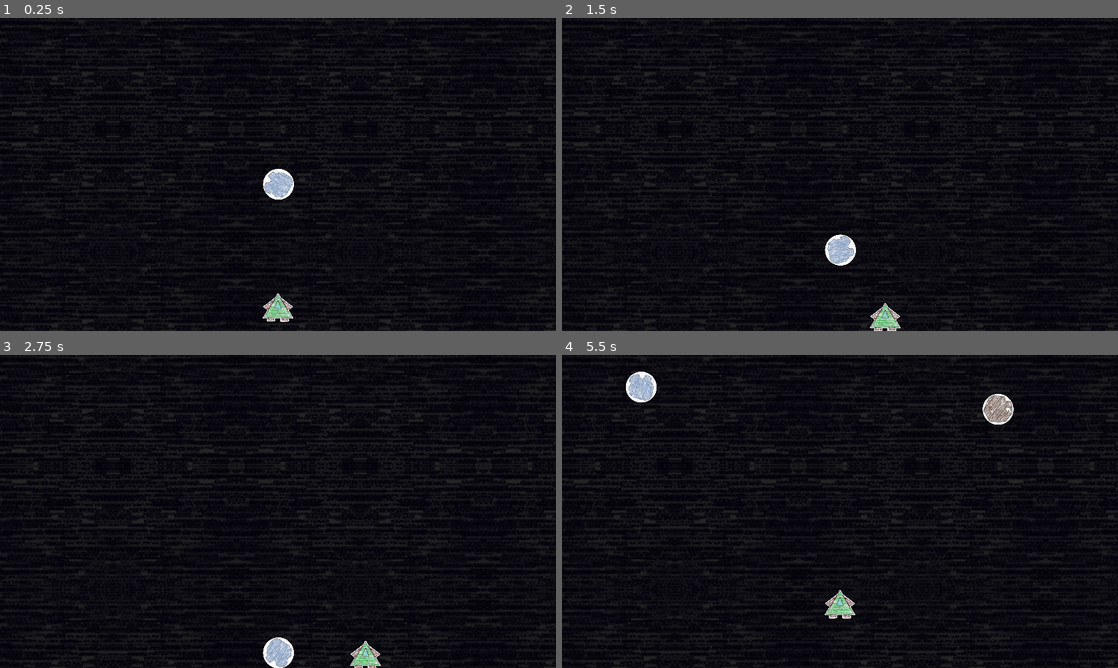
Above: before the commit, frames 1-4 (two rows, left to right).
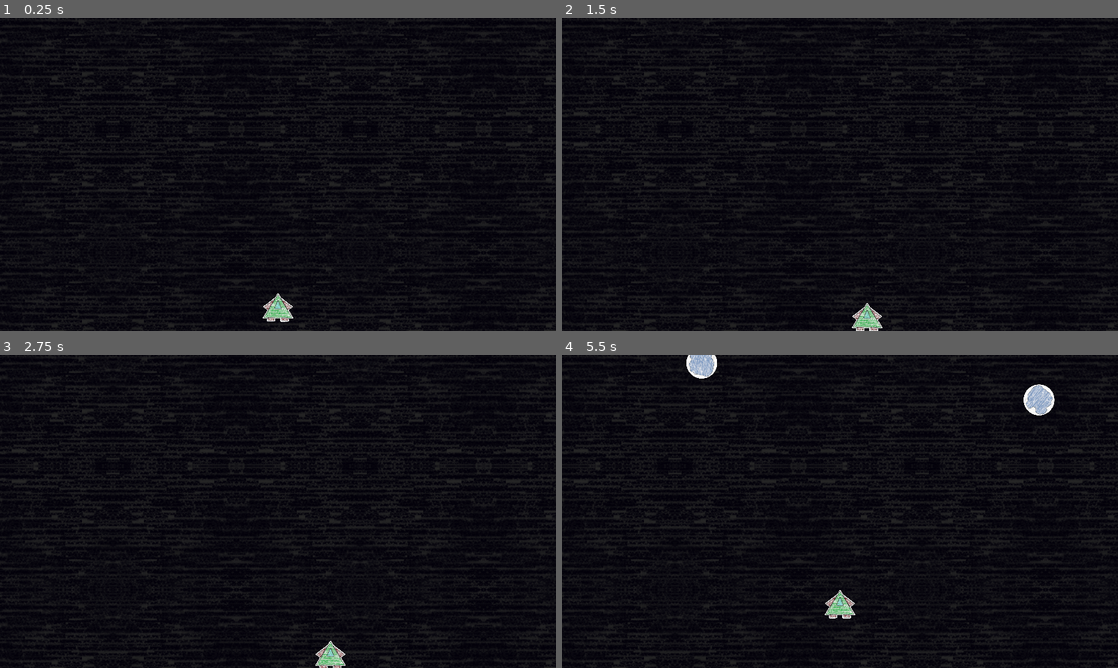
Above: after the commit, the same moments.

Repository: jeremyglebe/CrayonBlaster
Game: Godot game, scene res://scenes/level.tscn
The game is run twice, just before and just after one commit, with the same random seed, the same clock (stepped at 60 frames per second) and the same inputs.
Inputs:
- Up to frame 1 (0.25 s): no input
- Up to frame 2 (1.5 s): hold D (strafe right) 0.53-1.28 s; hold S (reverse) from 1.28 s (still down)
- Up to frame 3 (2.75 s): release S (reverse) at 2.03 s; hold D (strafe right) from 2.03 s (still down)
- Up to frame 4 (5.5 s): release D (strafe right) at 2.78 s; hold W (forward) 2.78-3.53 s; hold A (strafe left) 3.53-5.03 s; hold S (reverse) from 5.03 s (still down)

The runs differ from the first frame. In frame 1, 0.4% of the frame differs, in the area x 47-53%, y 48-58%; in frame 2, 1.0%; in frame 3, 1.0%; in frame 4, 1.7%, in the area x 11-89%, y 0-23%.

Commit message:
controller support & randomizing meteors,

Diff:
--- a/project.godot
+++ b/project.godot
@@ -22,32 +22,45 @@
 [input]
 
 forward={
-"deadzone": 0.5,
+"deadzone": 0.25,
 "events": [Object(InputEventKey,"resource_local_to_scene":false,"resource_name":"","device":-1,"window_id":0,"alt_pressed":false,"shift_pressed":false,"ctrl_pressed":false,"meta_pressed":false,"pressed":false,"keycode":0,"physical_keycode":87,"key_label":0,"unicode":119,"echo":false,"script":null)
+, Object(InputEventJoypadMotion,"resource_local_to_scene":false,"resource_name":"","device":-1,"axis":1,"axis_value":-1.0,"script":null)
 ]
 }
 reverse={
-"deadzone": 0.5,
+"deadzone": 0.25,
 "events": [Object(InputEventKey,"resource_local_to_scene":false,"resource_name":"","device":-1,"window_id":0,"alt_pressed":false,"shift_pressed":false,"ctrl_pressed":false,"meta_pressed":false,"pressed":false,"keycode":0,"physical_keycode":83,"key_label":0,"unicode":115,"echo":false,"script":null)
+, Object(InputEventJoypadMotion,"resource_local_to_scene":false,"resource_name":"","device":-1,"axis":1,"axis_value":1.0,"script":null)
 ]
 }
 "strafe left"={
-"deadzone": 0.5,
+"deadzone": 0.25,
 "events": [Object(InputEventKey,"resource_local_to_scene":false,"resource_name":"","device":-1,"window_id":0,"alt_pressed":false,"shift_pressed":false,"ctrl_pressed":false,"meta_pressed":false,"pressed":false,"keycode":0,"physical_keycode":65,"key_label":0,"unicode":97,"echo":false,"script":null)
+, Object(InputEventJoypadMotion,"resource_local_to_scene":false,"resource_name":"","device":-1,"axis":0,"axis_value":-1.0,"script":null)
 ]
 }
 "strafe right"={
-"deadzone": 0.5,
+"deadzone": 0.25,
 "events": [Object(InputEventKey,"resource_local_to_scene":false,"resource_name":"","device":-1,"window_id":0,"alt_pressed":false,"shift_pressed":false,"ctrl_pressed":false,"meta_pressed":false,"pressed":false,"keycode":0,"physical_keycode":68,"key_label":0,"unicode":100,"echo":false,"script":null)
+, Object(InputEventJoypadMotion,"resource_local_to_scene":false,"resource_name":"","device":-1,"axis":0,"axis_value":1.0,"script":null)
 ]
 }
 "turn left"={
-"deadzone": 0.5,
+"deadzone": 0.25,
 "events": [Object(InputEventKey,"resource_local_to_scene":false,"resource_name":"","device":-1,"window_id":0,"alt_press …(182 unchanged characters)…
+, Object(InputEventJoypadMotion,"resource_local_to_scene":false,"resource_name":"","device":-1,"axis":2,"axis_value":-1.0,"script":null)
 ]
 }
 "turn right"={
-"deadzone": 0.5,
+"deadzone": 0.25,
 "events": [Object(InputEventKey,"resource_local_to_scene":false,"resource_name":"","device":-1,"window_id":0,"alt_press …(182 unchanged characters)…
+, Object(InputEventJoypadMotion,"resource_local_to_scene":false,"resource_name":"","device":-1,"axis":2,"axis_value":1.0,"script":null)
 ]
 }
+
+[layer_names]
+
+2d_physics/layer_1="Player"
+2d_physics/layer_2="Objects"
+2d_physics/layer_3="Walls"
+2d_physics/layer_4="Projectiles"
--- a/scenes/level.tscn
+++ b/scenes/level.tscn
@@ -1,10 +1,9 @@
-[gd_scene load_steps=8 format=3 uid="uid://cqb2xgi5of3vk"]
+[gd_scene load_steps=7 format=3 uid="uid://cqb2xgi5of3vk"]
 
 [ext_resource type="Texture2D" uid="uid://dtnbyswrvxw3r" path="res://images/BG_PaperDark.png" id="1_8w5je"]
 [ext_resource type="Texture2D" uid="uid://b8udpr8rtbqpr" path="res://images/BG_Space.png" id="1_6835k"]
 [ext_resource type="Script" path="res://scenes/level.gd" id="1_itwfw"]
 [ext_resource type="PackedScene" uid="uid://b4y4tnml5r62n" path="res://scenes/player.tscn" id="1_vryry"]
-[ext_resource type="PackedScene" uid="uid://c2b4r73wd5opv" path="res://scenes/meteor.tscn" id="4_022ek"]
 
 [sub_resource type="SegmentShape2D" id="SegmentShape2D_7xjaf"]
 b = Vector2(1152, 0)
@@ -18,23 +17,27 @@
 [node name="Borders" type="Node2D" parent="."]
 
 [node name="UpperBorder" type="StaticBody2D" parent="Borders"]
+collision_layer = 4
 
 [node name="CollisionShape2D" type="CollisionShape2D" parent="Borders/UpperBorder"]
 shape = SubResource("SegmentShape2D_7xjaf")
 
 [node name="LowerBorder" type="StaticBody2D" parent="Borders"]
 position = Vector2(0, 648)
+collision_layer = 4
 
 [node name="CollisionShape2D" type="CollisionShape2D" parent="Borders/LowerBorder"]
 shape = SubResource("SegmentShape2D_7xjaf")
 
 [node name="LeftBorder" type="StaticBody2D" parent="Borders"]
+collision_layer = 4
 
 [node name="CollisionShape2D" type="CollisionShape2D" parent="Borders/LeftBorder"]
 shape = SubResource("SegmentShape2D_ruh1k")
 
 [node name="RightBorder" type="StaticBody2D" parent="Borders"]
 position = Vector2(1152, 0)
+collision_layer = 4
 
 [node name="CollisionShape2D" type="CollisionShape2D" parent="Borders/RightBorder"]
 shape = SubResource("SegmentShape2D_ruh1k")
@@ -57,12 +60,6 @@
 position = Vector2(576, 600)
 scale = Vector2(0.25, 0.25)
 
-[node name="Meteor" parent="." instance=ExtResource("4_022ek")]
-position = Vector2(577, 317)
-scale = Vector2(0.25, 0.25)
-spin_direction = 2
-random_spin_speed_enabled = true
-
 [node name="MeteorSpawnTimer" type="Timer" parent="."]
 wait_time = 2.0
 autostart = true
--- a/scenes/meteor.gd
+++ b/scenes/meteor.gd
@@ -10,13 +10,20 @@
 
 @export var randomize_image := true
 const IMAGE_INDEX_MIN := 1
-const IMAGE_INDEX_MAX := 2
+const IMAGE_INDEX_MAX := 3
 
 @export_group("Speed")
 @export var speed := 100.0
 @export var randomize_speed := true
 @export var min_random_speed := 50.0
 @export var max_random_speed := 150.0
+
+@export_group("Direction")
+@export var direction := PI / 2
+@export var randomize_direction := true
+@export var min_random_direction := PI / 4
+@export var max_random_direction := 3 * PI / 4
+var direction_vector: Vector2
 
 @export_group("Spin")
 @export var spin_direction := MeteorSpinDirection.RANDOM
@@ -29,6 +36,9 @@
 func _ready():
 	if randomize_image:
 		$Sprite2D.texture = load("res://images/Cutout_Meteor" + str(randi_range(IMAGE_INDEX_MIN, IMAGE_INDEX_MAX)) + ".png")
+	if randomize_direction:
+		direction = randf_range(min_random_direction, max_random_direction)
+	direction_vector = Vector2(cos(direction), sin(direction))
 
 
 # Called every frame. 'delta' is the elapsed time since the previous frame.
@@ -43,14 +53,24 @@
 		spin = randf_range(min_random_spin, max_random_spin)
 		randomize_spin = false
 	do_spin(delta)
-
+	# Check if meteor is out of bounds, and delete if so
+	check_delete()
 
 func _on_body_entered(body):
 	print("Meteor collided with", body)
 
 
+func check_delete():
+	var sprite_height: float = $Sprite2D.get_rect().size.y * scale.y
+	if position.y > get_viewport_rect().size.y + sprite_height:
+		queue_free()
+	if position.x < 0 - sprite_height:
+		queue_free()
+	if position.x > get_viewport_rect().size.x + sprite_height:
+		queue_free()
+
 func do_move(delta: float):
-	position.y += speed * delta
+	position += direction_vector * speed * delta
 
 func do_spin(delta: float):
 	match spin_direction:
--- a/scenes/meteor.tscn
+++ b/scenes/meteor.tscn
@@ -4,9 +4,10 @@
 [ext_resource type="Script" path="res://scenes/meteor.gd" id="1_xtmvn"]
 
 [sub_resource type="CircleShape2D" id="CircleShape2D_nj527"]
-radius = 110.0
+radius = 124.63
 
 [node name="Meteor" type="Area2D"]
+collision_layer = 2
 script = ExtResource("1_xtmvn")
 
 [node name="Sprite2D" type="Sprite2D" parent="."]
--- a/scenes/player.gd
+++ b/scenes/player.gd
@@ -6,7 +6,7 @@
 @export var forward_speed := 200.0 # pixels
 @export var reverse_speed := 100.0 # pixels
 @export var turn_speed := PI # radians
-@export var strafe_speed := 125.0 # pixels
+@export var strafe_speed := 75.0 # pixels
 
 
 # Called when the node enters the scene tree for the first time.
@@ -29,20 +29,20 @@
 	velocity = Vector2()
 	# Forward
 	if Input.is_action_pressed("forward"):
-		velocity += get_facing_vector() * forward_speed
+		velocity += get_facing_vector() * forward_speed * Input.get_action_strength("forward")
 	# Reverse
 	if Input.is_action_pressed("reverse"):
-		velocity -= get_facing_vector() * reverse_speed
+		velocity -= get_facing_vector() * reverse_speed * Input.get_action_strength("reverse")
 	# Turning
 	if Input.is_action_pressed("turn left"):
-		facing_direction -= turn_speed * delta
+		facing_direction -= turn_speed * delta * Input.get_action_strength("turn left")
 	if Input.is_action_pressed("turn right"):
-		facing_direction += turn_speed * delta
+		facing_direction += turn_speed * delta * Input.get_action_strength("turn right")
 	# Strafing
 	if Input.is_action_pressed("strafe left"):
-		velocity -= get_right_vector() * strafe_speed
+		velocity -= get_right_vector() * strafe_speed * Input.get_action_strength("strafe left")
 	if Input.is_action_pressed("strafe right"):
-		velocity += get_right_vector() * strafe_speed
+		velocity += get_right_vector() * strafe_speed * Input.get_action_strength("strafe right")
 
 
 func get_facing_vector() -> Vector2:
--- a/scenes/player.tscn
+++ b/scenes/player.tscn
@@ -4,6 +4,7 @@
 [ext_resource type="Texture2D" uid="uid://c224qovbanou1" path="res://images/Cutout_PlayerShip.png" id="2_bvwpg"]
 
 [node name="Player" type="CharacterBody2D"]
+collision_mask = 6
 script = ExtResource("1_c6l84")
 
 [node name="Sprite2D" type="Sprite2D" parent="."]
Not shown, added: images/Crayon_Meteor3.png.import
Not shown, added: images/Cutout_Meteor3.png.import
